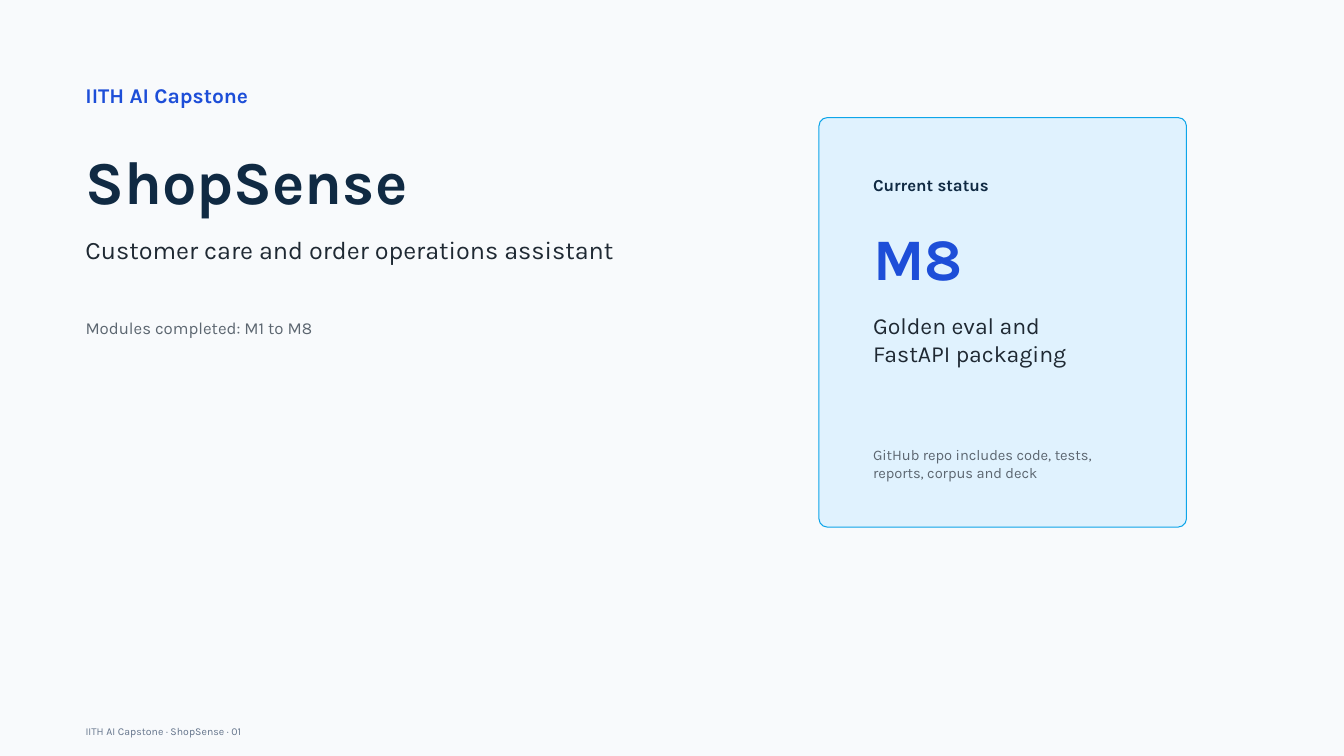
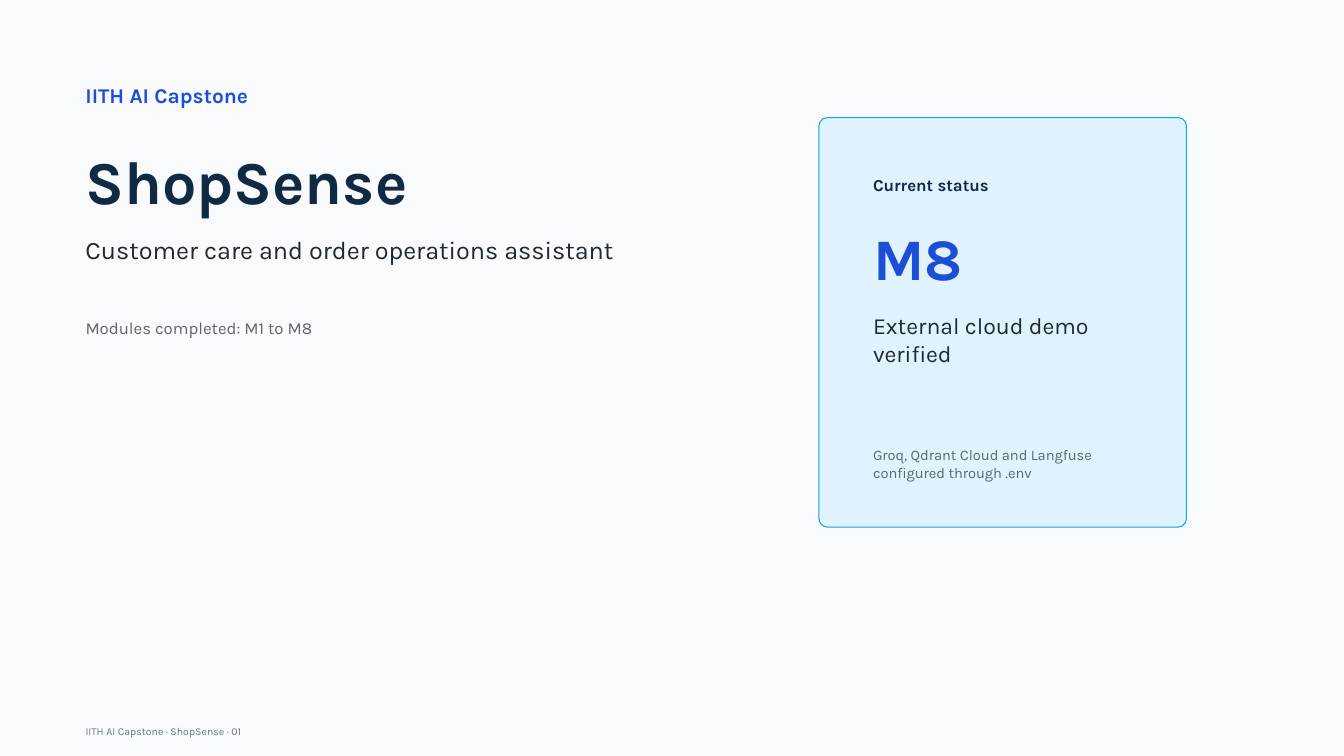
Before and after one commit to abhraj786/iith-ai-capstone-shopsense, a slide deck: slide 1 of docs/deck/iith-ai-capstone-shopsense.pptx. Drawn at 1344x756 pixels with LibreOffice and Linux fonts; fonts in the diff are those of the drawing. Boxes give left, top, right and bottom in pixels: in the first picture for what was removed or moved away, otherwise in the second. Text is boxed around its words. In the diff, an @@ line names an element or a change of style, - is before the commit and + after.

```diff
--- a/docs/deck/iith-ai-capstone-shopsense.pptx
+++ b/docs/deck/iith-ai-capstone-shopsense.pptx
@@ text at <box>873,318,1089,363</box>: text changed @@
-Golden eval and FastAPI packaging
+External cloud demo verified
@@ text at <box>873,450,1092,482</box>: text changed @@
-GitHub repo includes code, tests, reports, corpus and deck
+Groq, Qdrant Cloud and Langfuse configured through .env
```
Also in this commit, not shown: 3 other slides changed.
